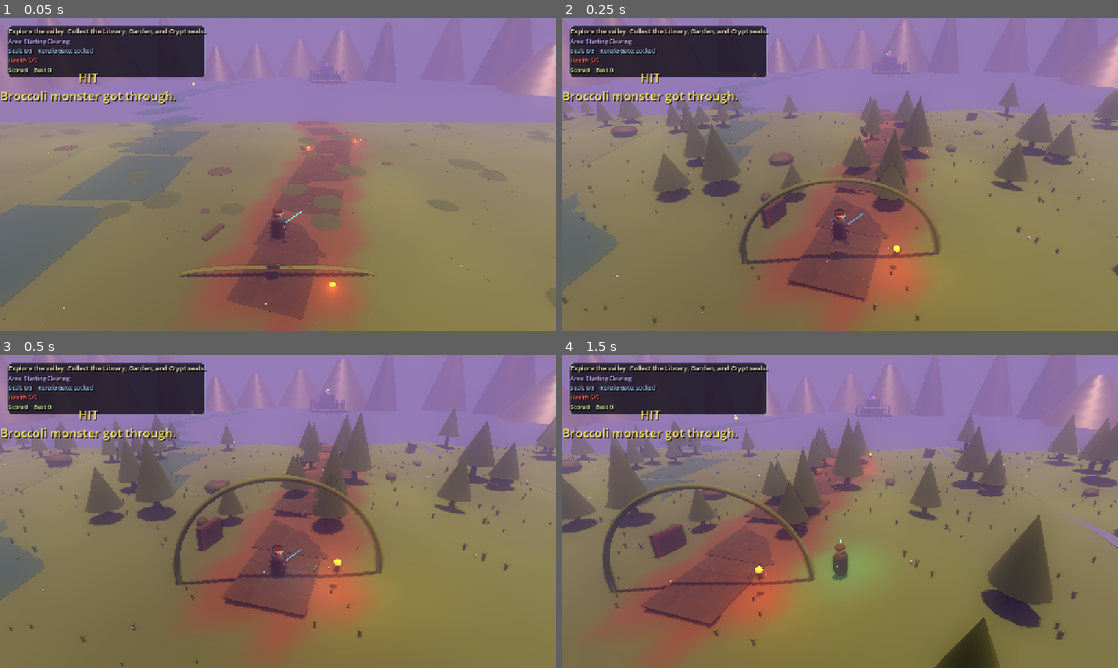
Above: before the commit, frames 1-4 (two rows, left to right).
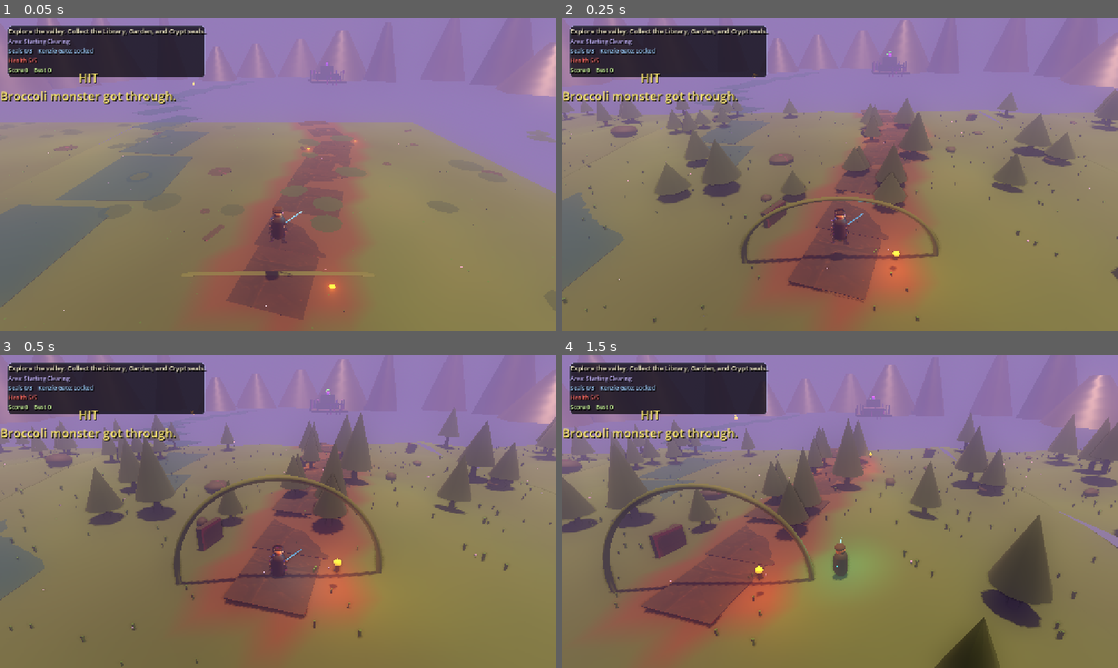
Above: after the commit, the same moments.

Repository: jfeldman9-rgb/RileyDungeonMaster
Game: Godot game, scene res://scenes/open_world_prototype.tscn
The game is run twice, just before and just after one commit, with the same random seed, the same clock (stepped at 60 frames per second) and the same inputs.
Inputs (mouse positions are in pixels of both pictures, inside the frame that each line leads up to):
- Up to frame 1 (0.05 s): no input
- Up to frame 2 (0.25 s): no input
- Up to frame 3 (0.5 s): no input
- Up to frame 4 (1.5 s): tap Enter (ui_accept) at 0.5, 0.77 s; move the mouse to (962, 495) at 0.52 s; hold D (move_right) 0.53-1.25 s; hold Shift (dash) 0.53-1.25 s; click (962, 495) at 0.67 s; drag from (728, 527) to (812, 574) at 1.27 s

The runs differ from the first frame. In frame 1, 4.0% of the frame differs, in the area x 0-100%, y 32-99%; in frame 2, 4.4%, in the area x 0-100%, y 19-100%; in frame 3, less than 0.1%; in frame 4, nothing differs.

Commit message:
Expand visible open world terrain radius

Diff:
--- a/scenes/open_world_prototype.tscn
+++ b/scenes/open_world_prototype.tscn
@@ -78,8 +78,8 @@
 script = ExtResource("2_world")
 active = true
 player_path = NodePath("../RileyPlayer")
-load_radius = 1
-unload_radius = 2
+load_radius = 2
+unload_radius = 3
 lod_manager_path = NodePath("../LODManager")
 
 [node name="ObjectPool" type="Node" parent="."]
